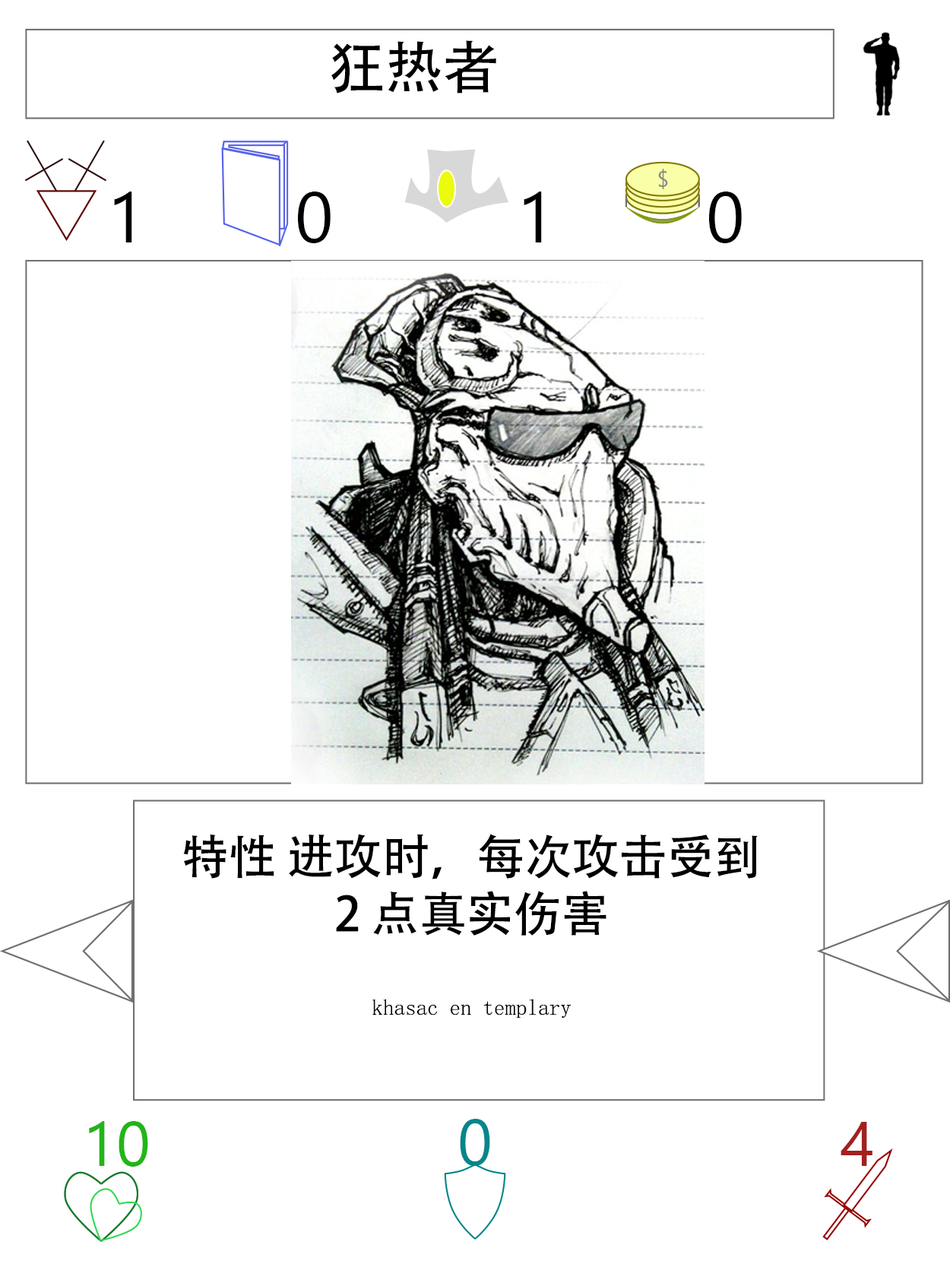
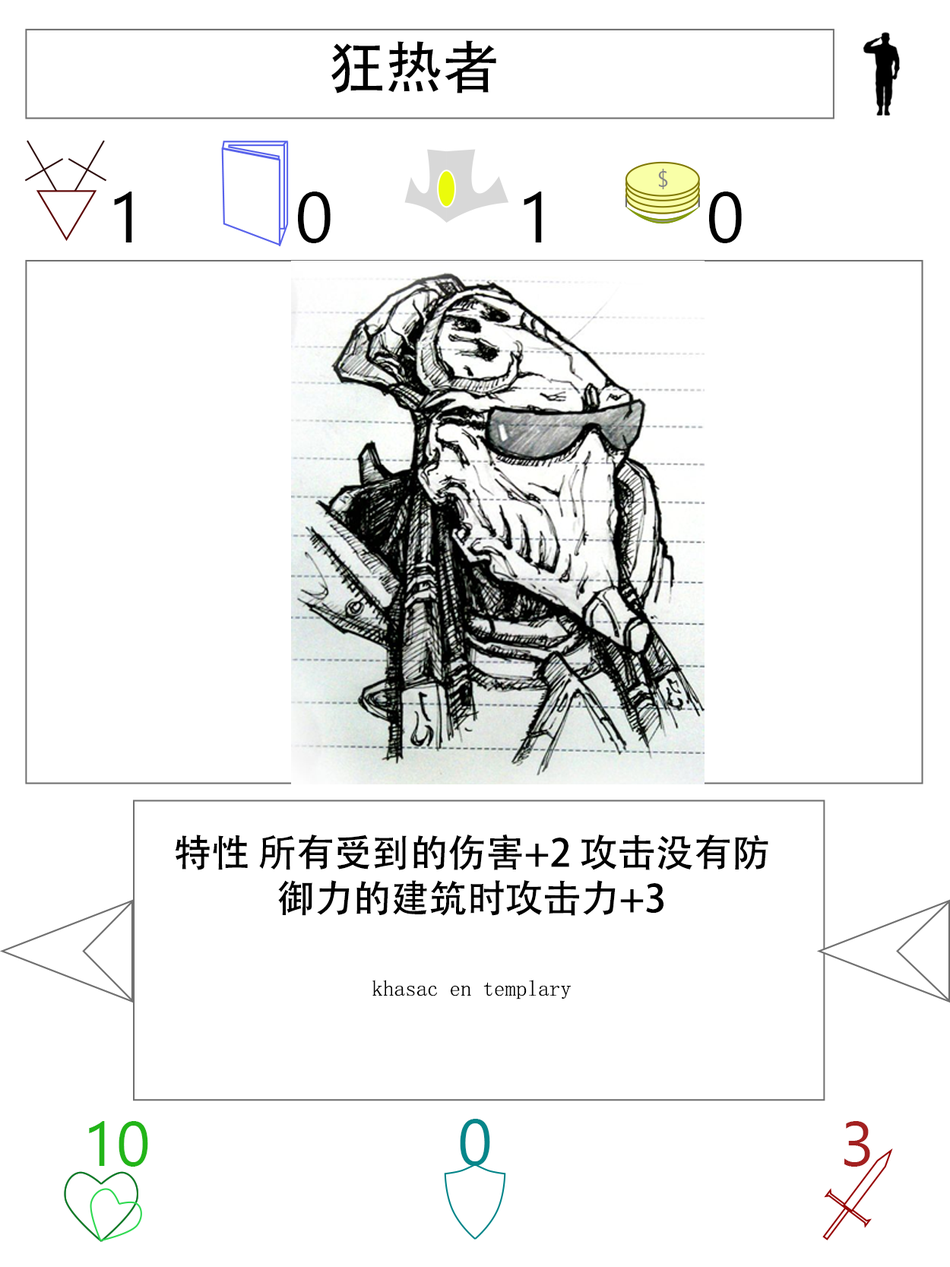
Before/after of a 950x1267 layered artwork. What changed in the layer stack:
painted on "descrpition" over [left=174, top=833, right=769, bottom=1019]
painted on "攻击力" over [left=840, top=1120, right=873, bottom=1167]
